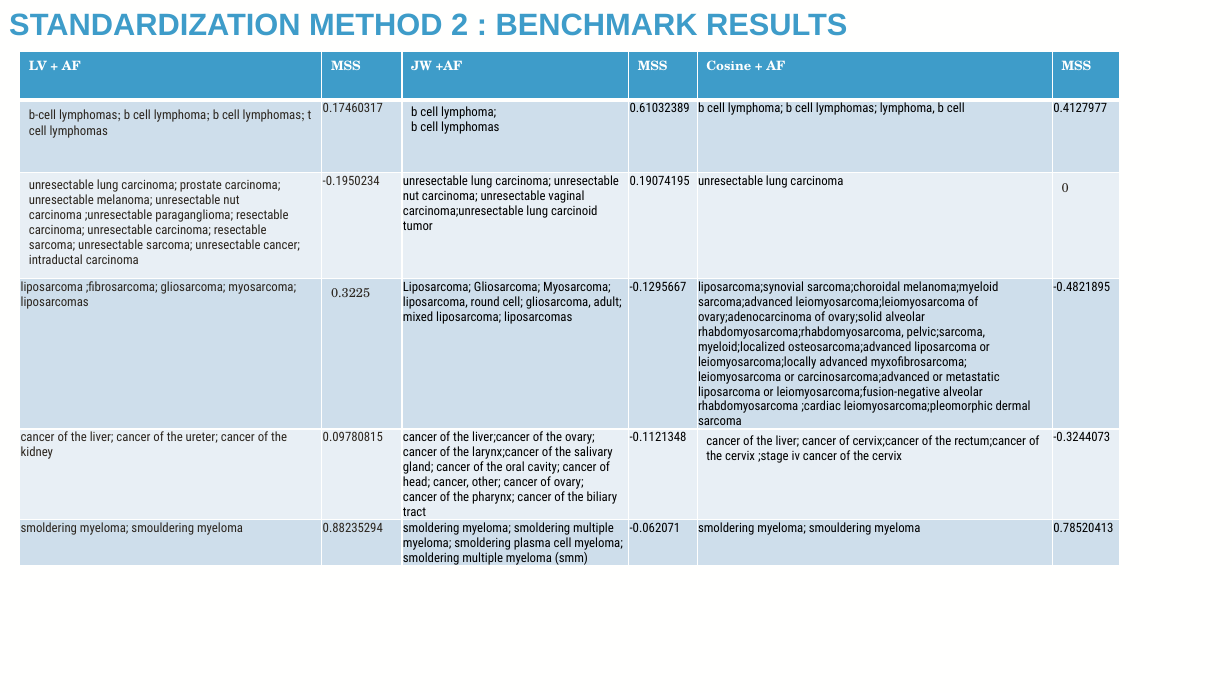
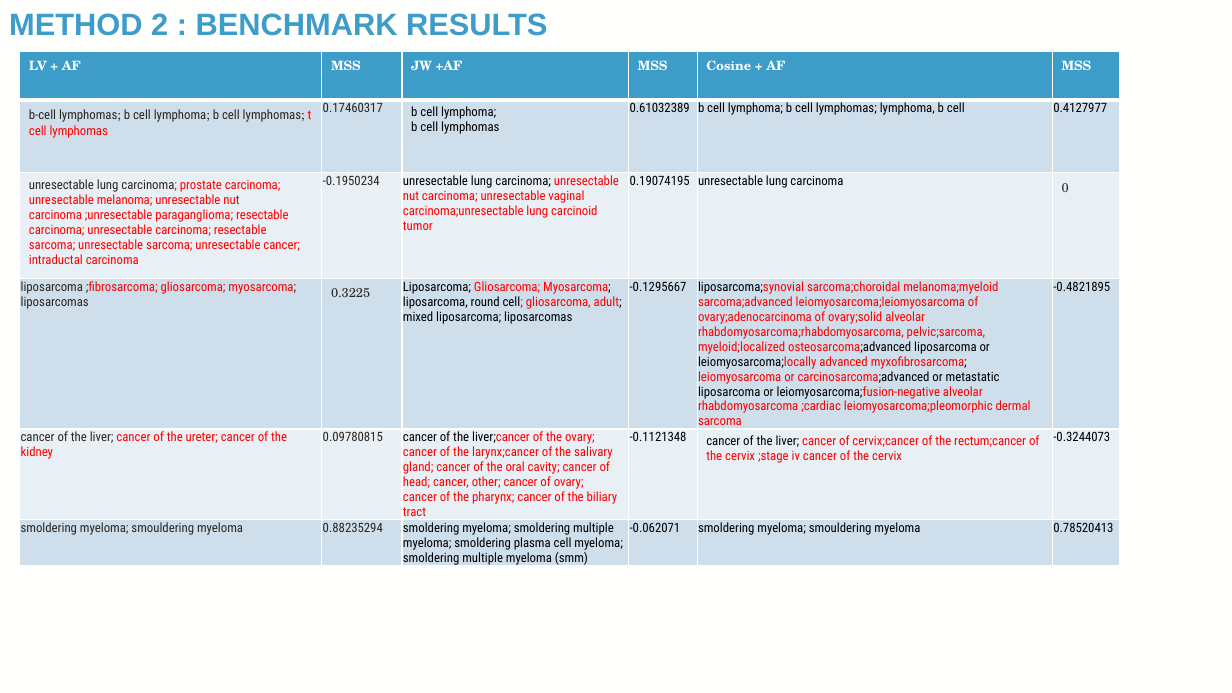
Before and after one commit to TaylorResearchLab/CANTOS, a slide deck: slide 22 of presentations/BIG_2024.pptx (slide 21 before the commit). Drawn at 1232x693 pixels with LibreOffice and Linux fonts; fonts in the diff are those of the drawing; background and template pictures are left out. Boxes give left, top, right and bottom in pixels: in the first picture for what was removed or moved away, otherwise in the second. Text is boxed around its words. In the diff, an @@ line names an element or a change of style, - is before the commit and + after.

Commit message:
adding standardization step to ppt

```diff
--- a/presentations/BIG_2024.pptx
+++ b/presentations/BIG_2024.pptx
@@ title at box(9, 13, 547, 36): text changed @@
-STANDARDIZATION METHOD 2 : BENCHMARK RESULTS
+METHOD 2 : BENCHMARK RESULTS
@@ table at box(19, 51, 1120, 581) @@
@@ text colour #2C261E to #FF0000 in "t cell lymphomas", "carcinoma; prostate carcinoma; unresectable melanoma; unrese ...", ";fibrosarcoma; gliosarcoma; myosarcoma;", "cancer of the ureter; cancer of the ..." @@
@@ text colour #000000 to #FF0000 in "unresectable nut carcinoma; unresectable vaginal carcinoma;u ...", "Gliosarcoma; Myosarcoma; cell; gliosarcoma, adult;", "liposarcoma;synovial sarcoma;choroidal melanoma;myeloid sarc ...", "liver;cancer of the ovary;" and 3 more places @@
@@ table removed at box(575, 298, 658, 441), 7 rows, 1 columns @@
-
-
-
-
-
-
-
```
Also in this commit, not shown: 11 other slides changed, 7 slides added, 1 other file.
